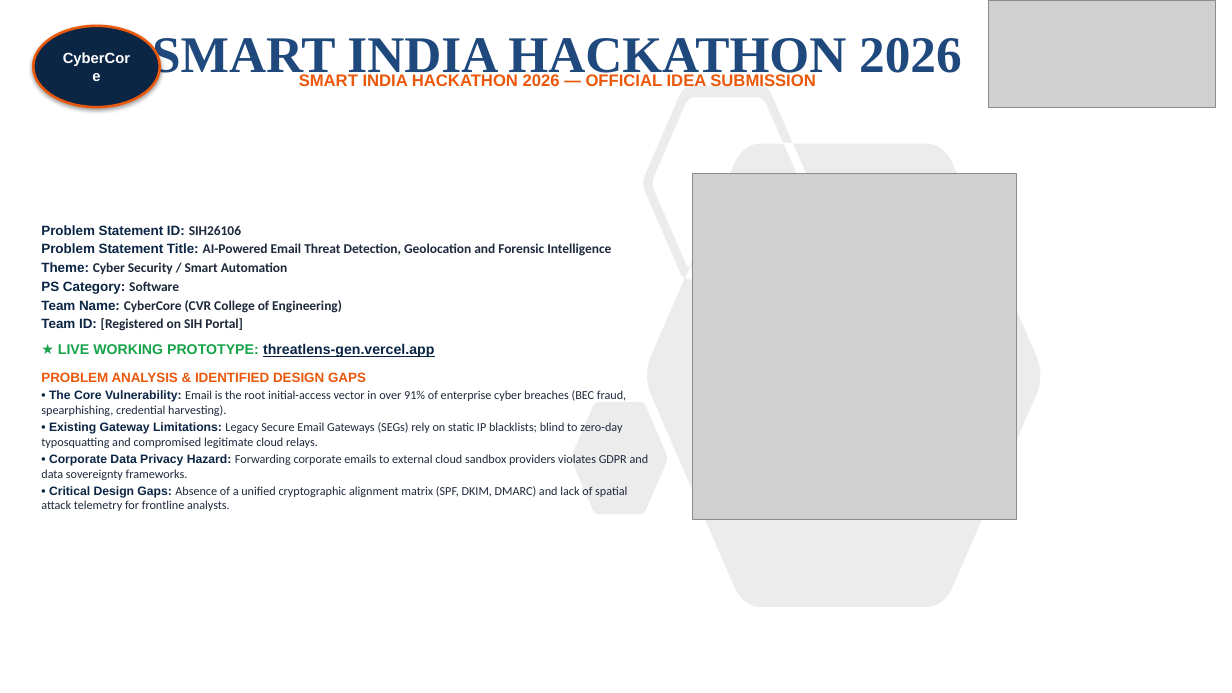
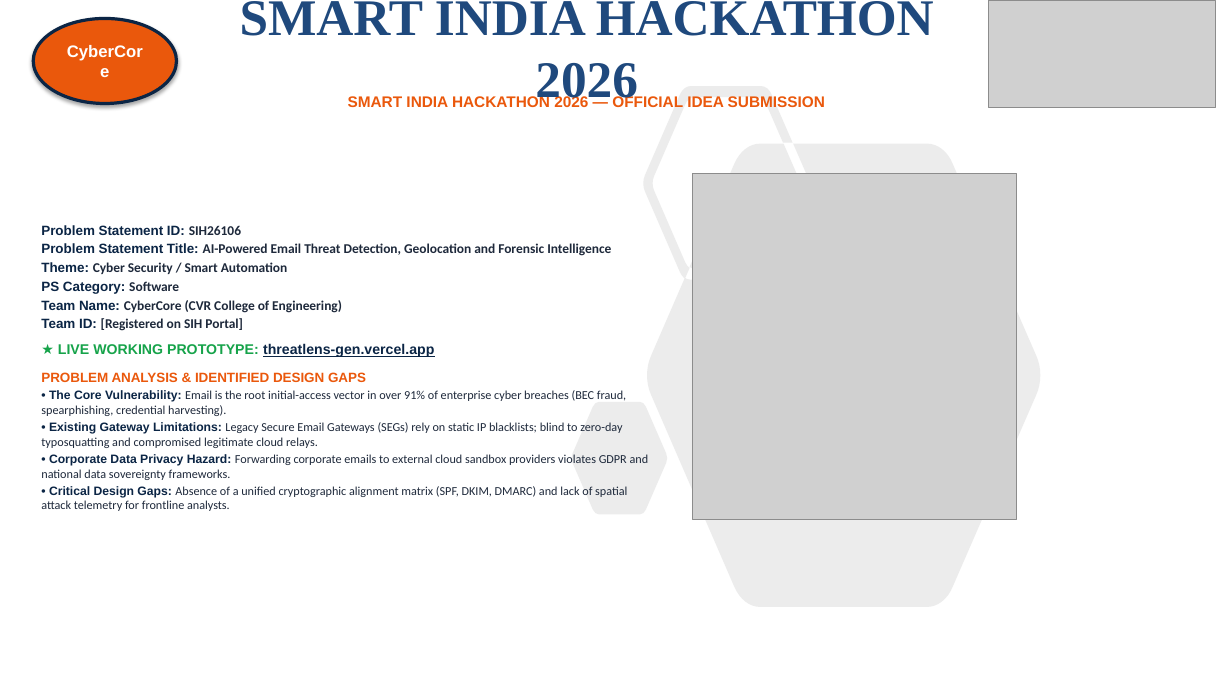
Before and after one commit to viswakpullepu/threatlens, a slide deck: slide 1 of SIH2026_ThreatLens_AI_Official_Submission.pptx. Drawn at 1232x693 pixels with LibreOffice and Linux fonts; fonts in the diff are those of the drawing; grey boxes stand for pictures. Boxes give left, top, right and bottom in pixels: in the first picture for what was removed or moved away, otherwise in the second. Text is boxed around its words. In the diff, an @@ line names an element or a change of style, - is before the commit and + after.

Commit message:
fix(ppt): ensure high-contrast CyberCore oval badge appears on all slides across all decks

```diff
--- a/SIH2026_ThreatLens_AI_Official_Submission.pptx
+++ b/SIH2026_ThreatLens_AI_Official_Submission.pptx
@@ ellipse "CyberCore" resized from (x1=33, y1=26, x2=160, y2=107) to (x1=33, y1=18, x2=177, y2=104) @@
@@ ellipse "CyberCore" at (x1=33, y1=18, x2=177, y2=104): size 11.5 to 13 pt; fill #0B2545 to #EA580C; outline #EA580C 2 pt to #0B2545 2.5 pt @@
@@ title "SMART INDIA HACKATHON 2026" rewrapped from (x1=152, y1=38, x2=962, y2=82) to (x1=240, y1=1, x2=934, y2=107) @@
@@ subtitle "SMART INDIA HACKATHON 2026 — ..." moved from (x1=299, y1=74, x2=815, y2=86) to (x1=348, y1=95, x2=825, y2=107) @@
@@ subtitle "SMART INDIA HACKATHON 2026 — ..." at (x1=348, y1=95, x2=825, y2=107): size 13 to 12 pt @@
@@ text at (x1=41, y1=454, x2=649, y2=480): text changed @@
-• Corporate Data Privacy Hazard: Forwarding corporate emails to external cloud sandbox providers violates GDPR and data sovereignty frameworks.
+• Corporate Data Privacy Hazard: Forwarding corporate emails to external cloud sandbox providers violates GDPR and national data sovereignty frameworks.
```
Also in this commit, not shown: 5 other slides changed, 1 other file.
